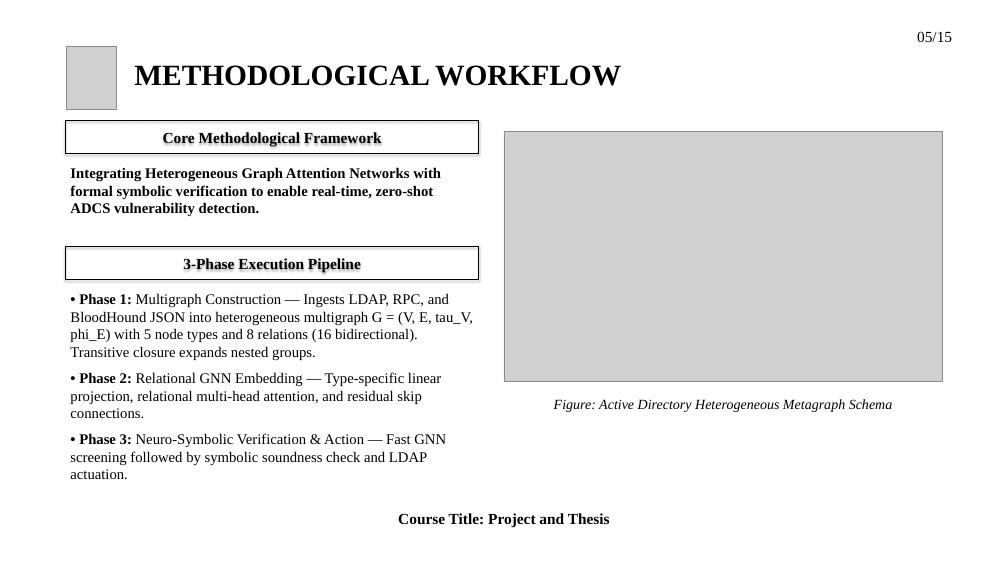
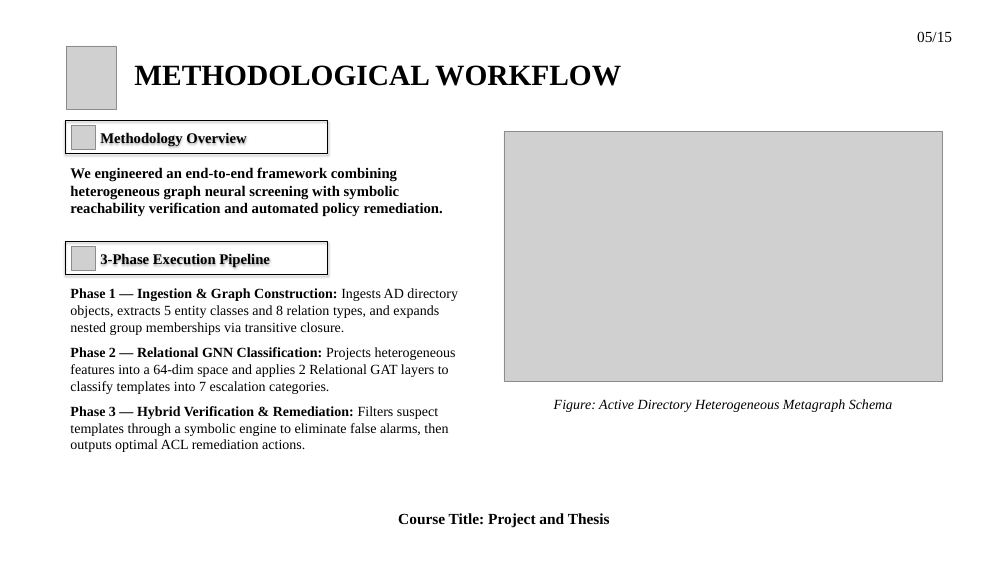
Before and after one commit to hasanshahriar32/GOAD, a slide deck: slide 5 of thesis_paper/certgraph_thesis_defense.pptx. Drawn at 1008x567 pixels with LibreOffice and Linux fonts; fonts in the diff are those of the drawing; grey boxes stand for pictures; background and template pictures are left out. Boxes give left, top, right and bottom in pixels: in the first picture for what was removed or moved away, otherwise in the second. Text is boxed around its words. In the diff, an @@ line names an element or a change of style, - is before the commit and + after.

```diff
--- a/thesis_paper/certgraph_thesis_defense.pptx
+++ b/thesis_paper/certgraph_thesis_defense.pptx
@@ rectangle removed at <box>66,121,479,154</box> @@
-Core Methodological Framework
@@ rectangle added at <box>66,121,328,154</box>, outline #000000 1.5 pt, 21 pt, text #000000, bold @@
+Methodology Overview
@@ picture added at <box>72,125,95,149</box> @@
@@ text at <box>70,167,443,216</box>: text changed @@
-Integrating Heterogeneous Graph Attention Networks with formal symbolic verification to enable real-time, zero-shot ADCS vulnerability detection.
+We engineered an end-to-end framework combining heterogeneous graph neural screening with symbolic reachability verification and automated policy remediation.
@@ rectangle "3-Phase Execution Pipeline": place and size @@
-rectangle "3-Phase Execution Pipeline" at <box>66,247,479,280</box>
+rectangle "3-Phase Execution Pipeline" at <box>66,242,328,275</box>
@@ rectangle "3-Phase Execution Pipeline" at <box>66,242,328,275</box>: size 22 to 21 pt; alignment centre to left @@
@@ picture added at <box>72,246,95,270</box> @@
@@ text at <box>70,288,458,452</box>: text changed; size 21 to 20 pt @@
-• Phase 1: Multigraph Construction — Ingests LDAP, RPC, and BloodHound JSON into heterogeneous multigraph G = (V, E, tau_V, phi_E) with 5 node types and 8 relations (16 bidirectional). Transitive closure expands nested groups.
-• Phase 2: Relational GNN Embedding — Type-specific linear projection, relational multi-head attention, and residual skip connections.
-• Phase 3: Neuro-Symbolic Verification & Action — Fast GNN screening followed by symbolic soundness check and LDAP actuation.
+Phase 1 — Ingestion & Graph Construction: Ingests AD directory objects, extracts 5 entity classes and 8 relation types, and expands nested group memberships via transitive closure.
+Phase 2 — Relational GNN Classification: Projects heterogeneous features into a 64-dim space and applies 2 Relational GAT layers to classify templates into 7 escalation categories.
+Phase 3 — Hybrid Verification & Remediation: Filters suspect templates through a symbolic engine to eliminate false alarms, then outputs optimal ACL remediation actions.
```
Also in this commit, not shown: 12 other slides changed, 39 other files.
